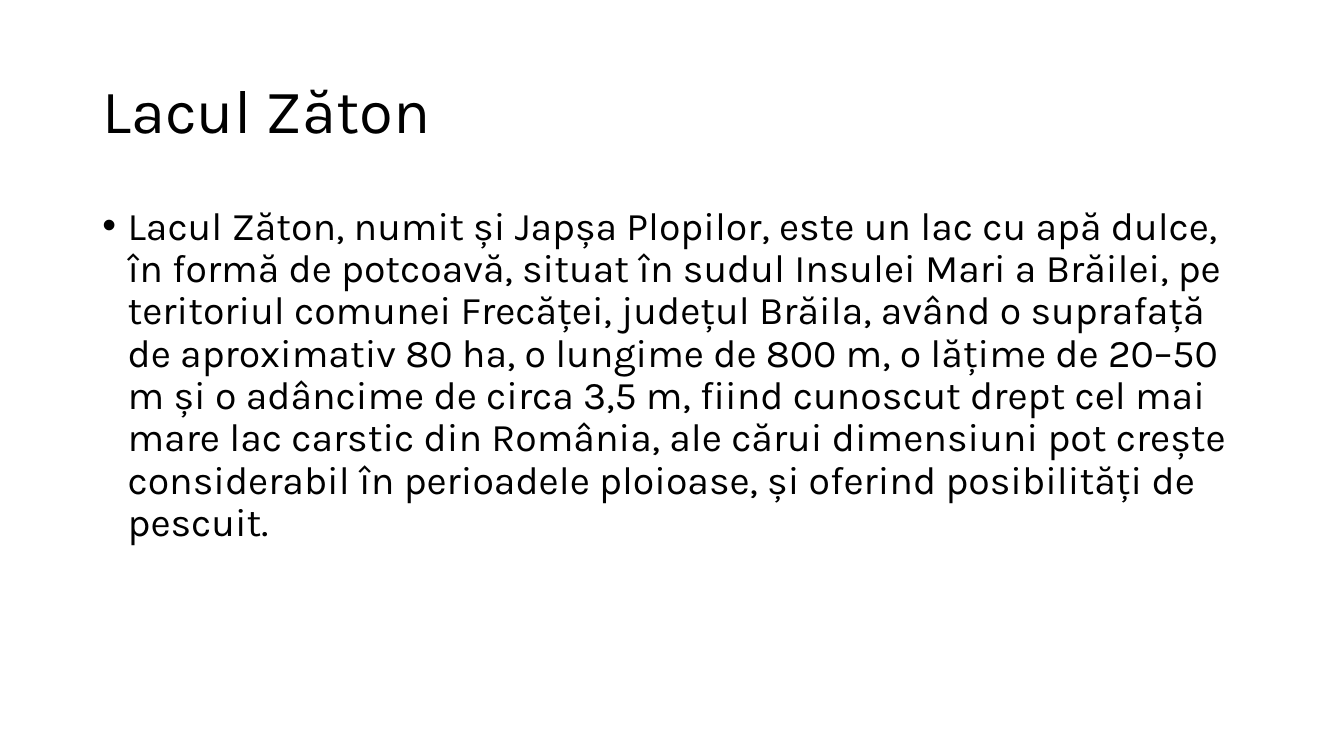
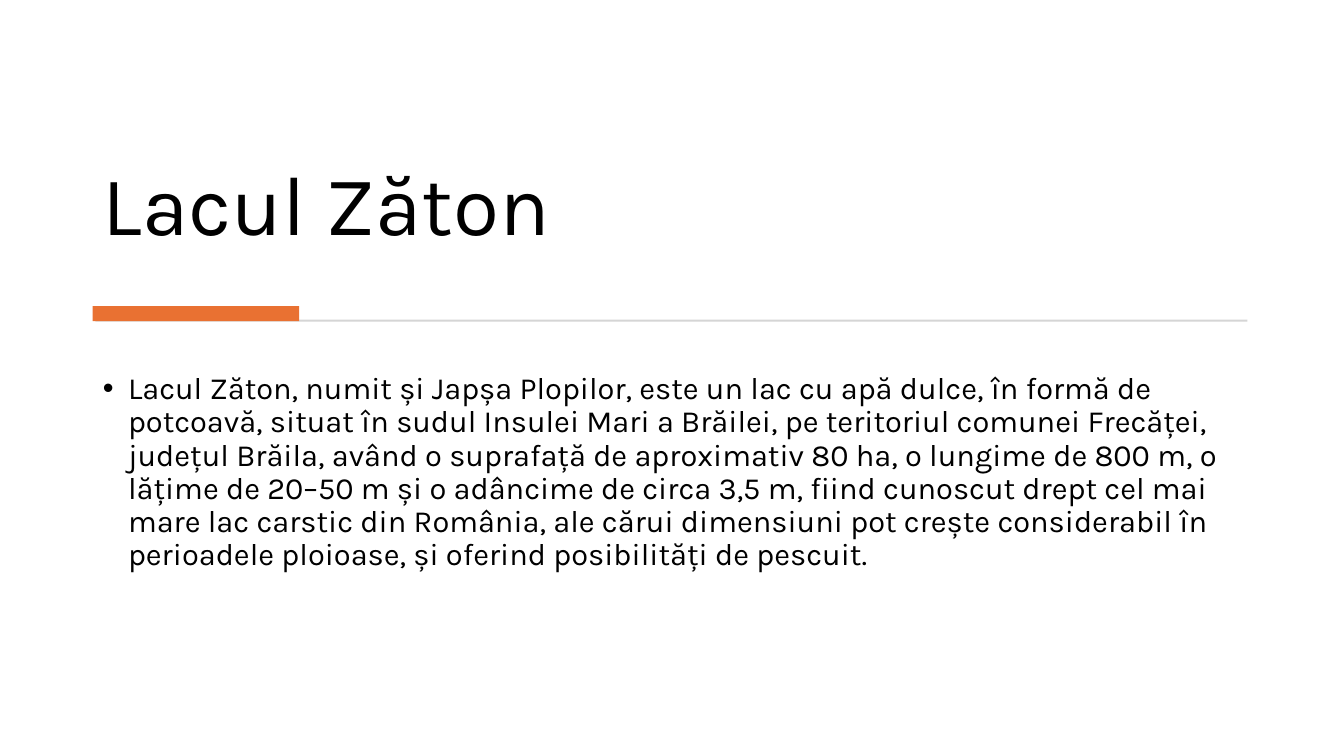
Before and after one commit to tudorioan1/pptx, a slide deck: slide 10 of presentation.pptx (slide 9 before the commit). Drawn at 1344x756 pixels with LibreOffice and Linux fonts; fonts in the diff are those of the drawing. Boxes give left, top, right and bottom in pixels: in the first picture for what was removed or moved away, otherwise in the second. Text is boxed around its words. In the diff, an @@ line names an element or a change of style, - is before the commit and + after.

```diff
--- a/presentation.pptx
+++ b/presentation.pptx
@@ title "Lacul Zăton": place and size @@
-title "Lacul Zăton" at (102, 89, 431, 134)
+title "Lacul Zăton" at (103, 176, 550, 236)
@@ title "Lacul Zăton" at (103, 176, 550, 236): size 44 to 60 pt; vertical alignment middle to bottom @@
@@ rectangle added at (93, 307, 299, 322), fill #E97132 @@
@@ rectangle added at (96, 320, 1248, 322), fill #D5D5D5 @@
@@ text "Lacul Zăton, numit și Japșa ...": place and size @@
-text "Lacul Zăton, numit și Japșa ..." at (128, 212, 1226, 546)
+text "Lacul Zăton, numit și Japșa ..." at (128, 376, 1217, 573)
@@ text "Lacul Zăton, numit și Japșa ..." at (128, 376, 1217, 573): size 28 to 22 pt @@
```
Also in this commit, not shown: 4 other slides changed, 1 slide added.
